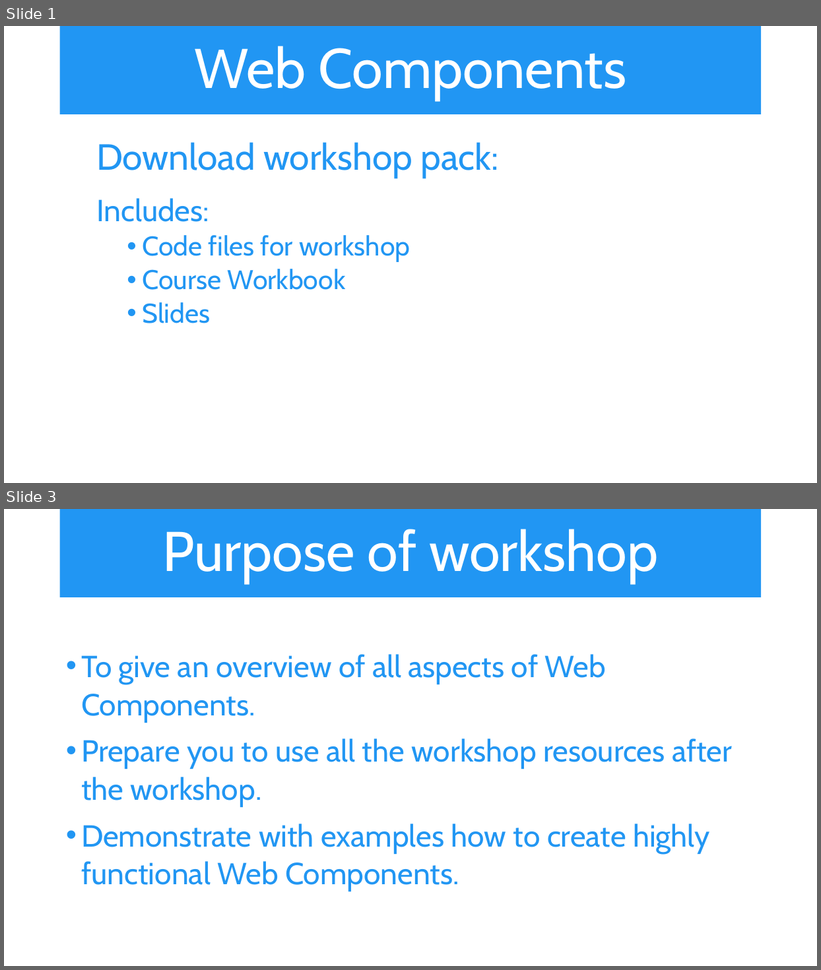
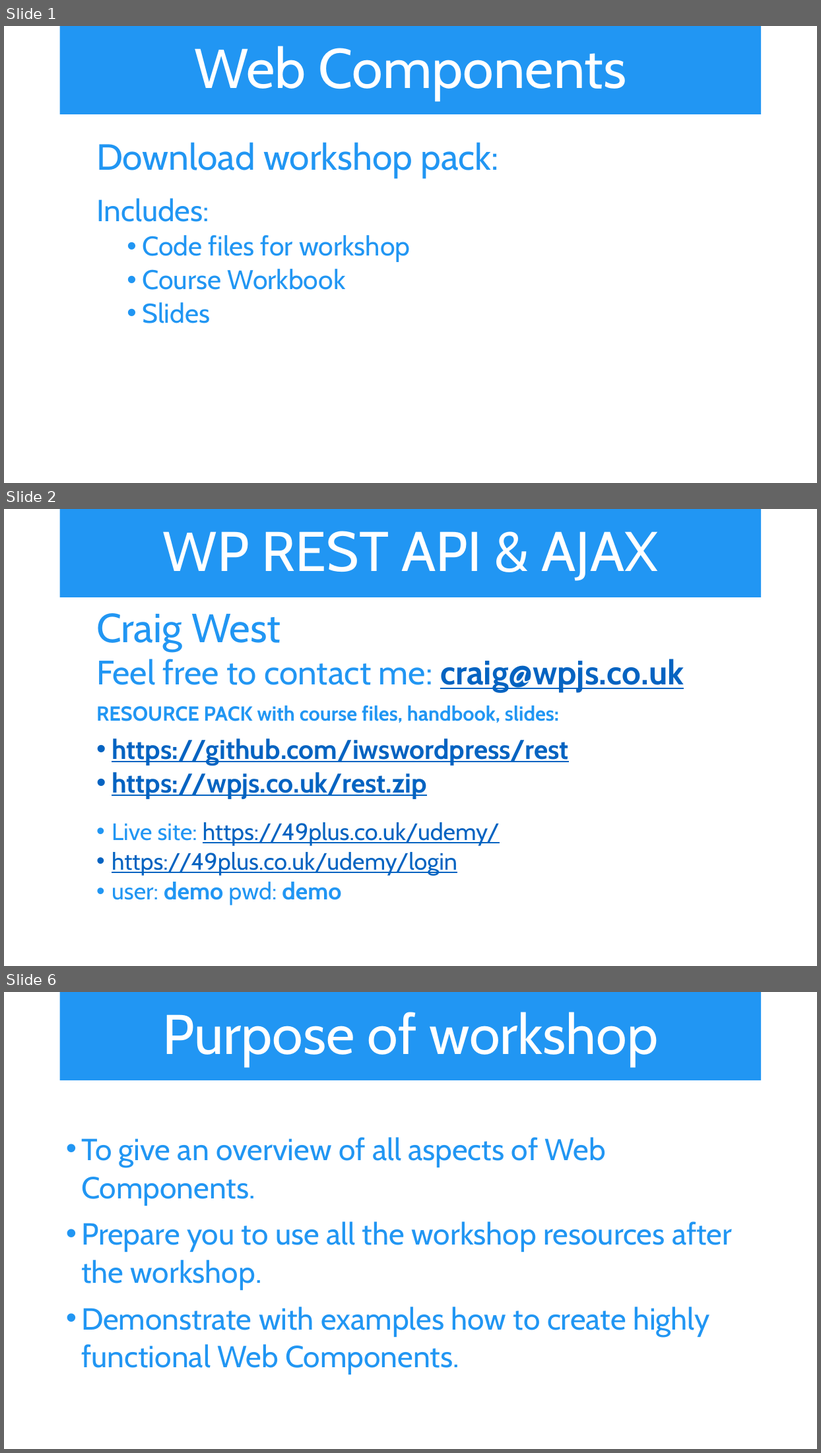
Before and after one commit to iwswordpress/WebComponents, a slide deck: Web-Components.pptx. Shown one above the other, each under a label of ours: slides 1 and 3 before the commit, slides 1, 2 and 6 after it; the slides between them are not shown. The pictures are 821x970 and 821x1453 pixels, drawn with LibreOffice and Linux fonts; fonts in the diff are those of the drawing. Boxes give left, top, right and bottom in pixels: in the first picture for what was removed or moved away, otherwise in the second. Text is boxed around its words. In the diff, an @@ line names an element or a change of style, - is before the commit and + after.

```diff
--- a/Web-Components.pptx
+++ b/Web-Components.pptx
@@ slide 2 added at (x1=4, y1=509, x2=817, y2=966), background #FFFFFF @@
@@ title added at (x1=60, y1=509, x2=762, y2=597), fill #2196F3, 66 pt, text #FFFFFF @@
+WP REST API & AJAX
@@ text added at (x1=96, y1=613, x2=684, y2=906), 28 pt, text #0563C1, bold, underline @@
+  Craig West
+  Feel free to contact me: craig@wpjs.co.uk
+  RESOURCE PACK with course files, handbook, slides:
+  • https://github.com/iwswordpress/rest
+  • https://wpjs.co.uk/rest.zip
+  • Live site: https://49plus.co.uk/udemy/
+  • https://49plus.co.uk/udemy/login
+  • user: demo pwd: demo
@@ what was slide 3 is now slide 6 @@
```
Also in this commit, not shown: 4 slides changed, 4 other slides added, 1 slide removed, 8 other files.
